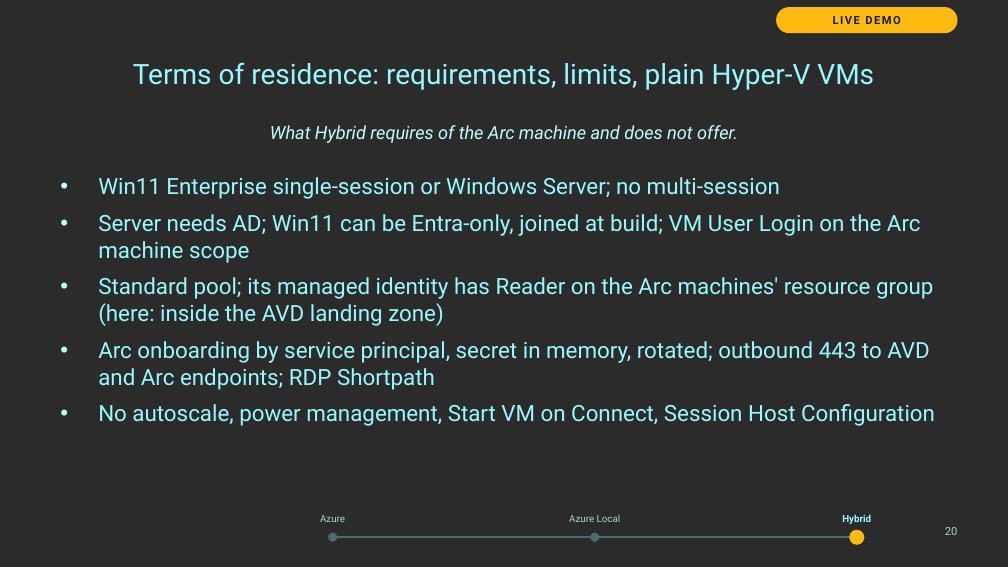
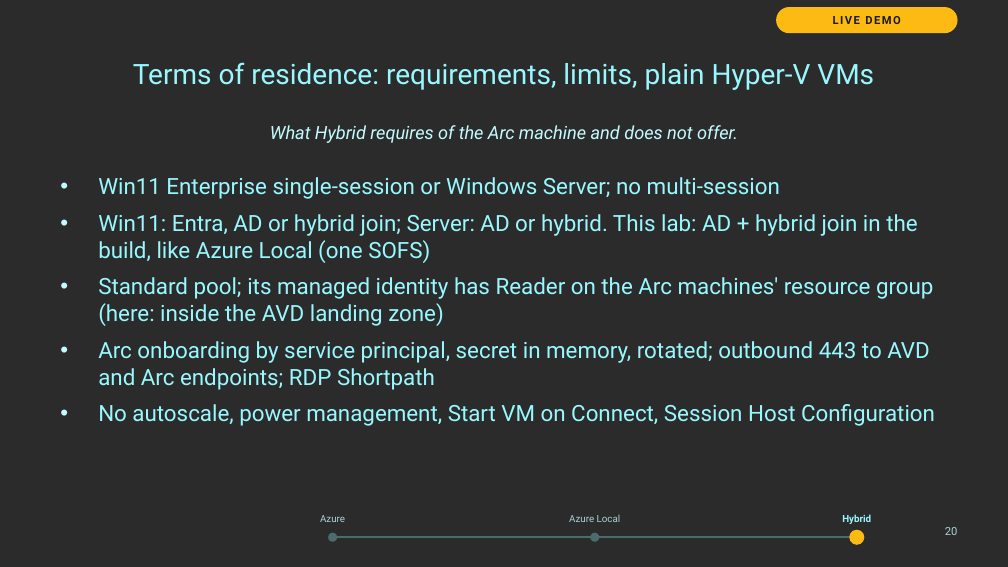
Before and after one commit to thisismydemo/nic2026_avd, a slide deck: slide 20 of presentation/AVD_Anywhere_NIC2026.pptx. Drawn at 1008x567 pixels with LibreOffice and Linux fonts; fonts in the diff are those of the drawing; background and template pictures are left out; a plain dark background stands for a picture behind light text. Boxes give left, top, right and bottom in pixels: in the first picture for what was removed or moved away, otherwise in the second. Text is boxed around its words. In the diff, an @@ line names an element or a change of style, - is before the commit and + after.

```diff
--- a/presentation/AVD_Anywhere_NIC2026.pptx
+++ b/presentation/AVD_Anywhere_NIC2026.pptx
@@ text at [98,214,917,263]: text changed @@
-• Server needs AD; Win11 can be Entra-only, joined at build; VM User Login on the Arc machine scope
+• Win11: Entra, AD or hybrid join; Server: AD or hybrid. This lab: AD + hybrid join in the build, like Azure Local (one SOFS)
```
Also in this commit, not shown: 18 other slides changed, 1 slide added, 16 other files.
